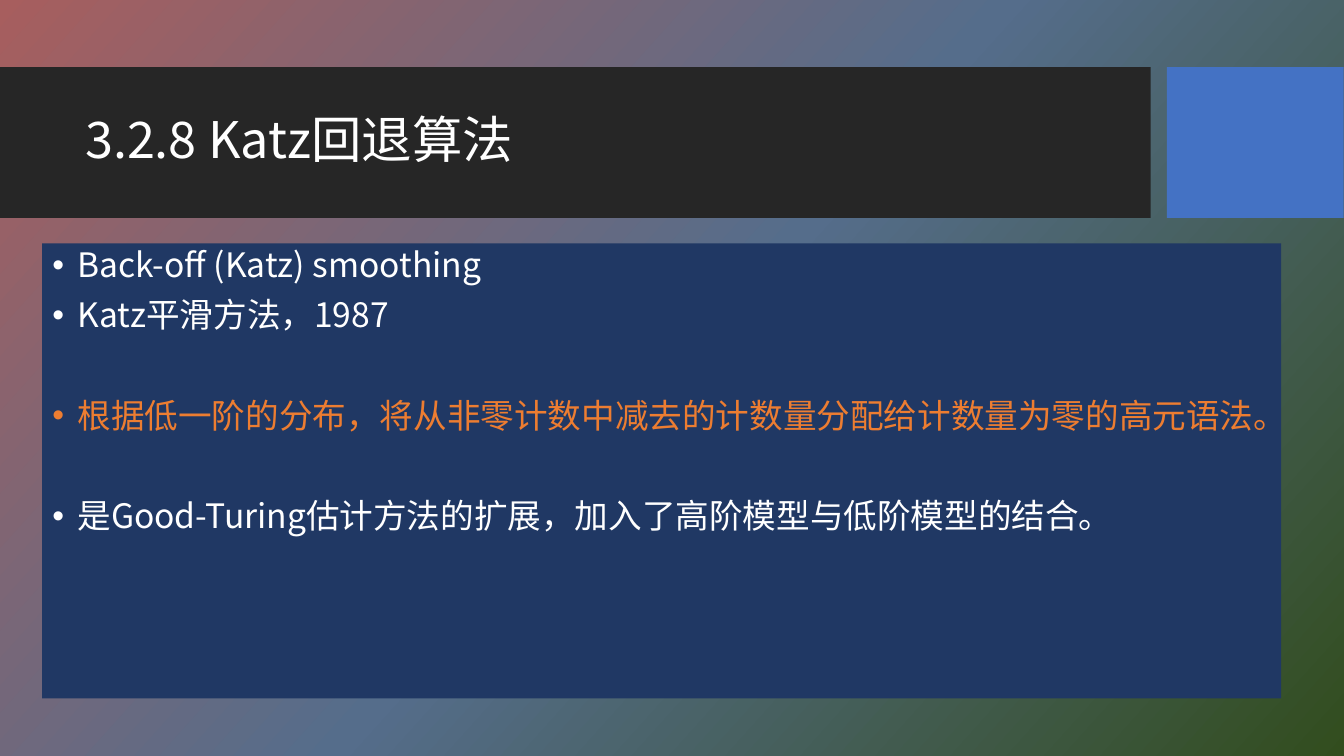
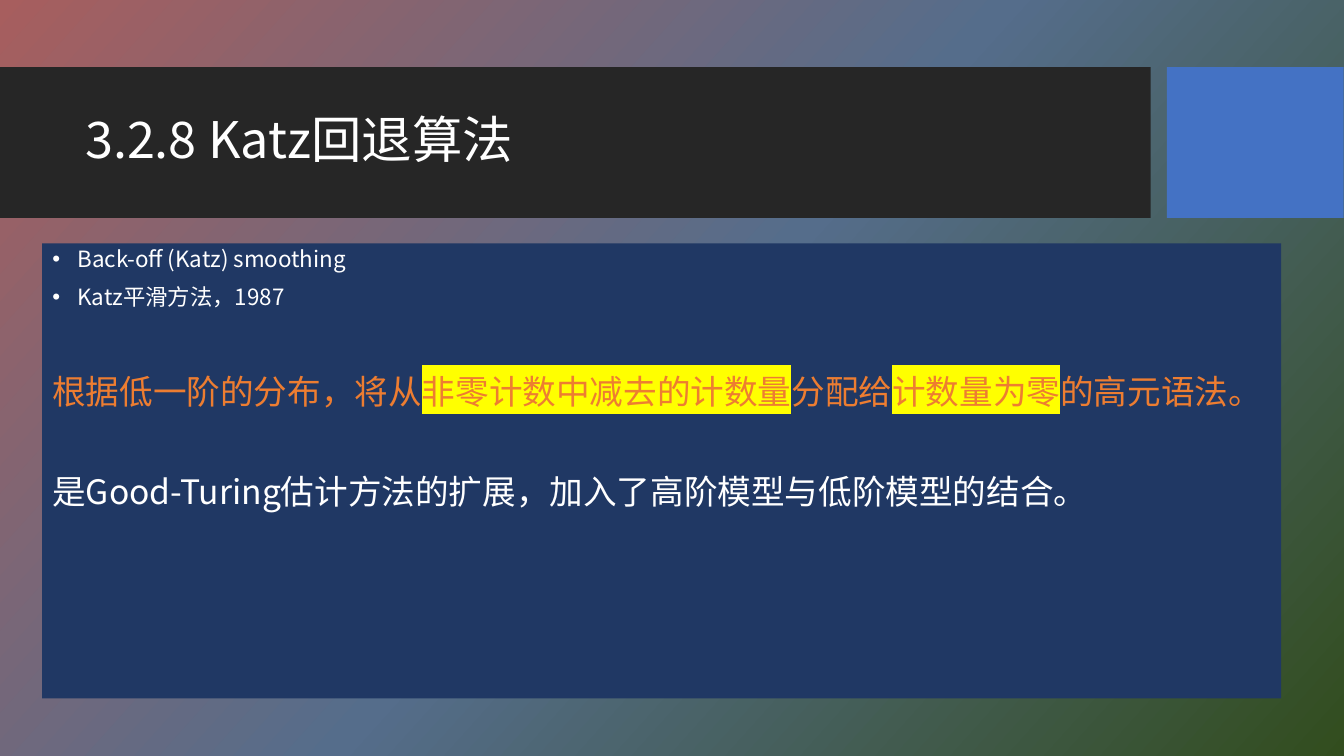
Before and after one commit to HBU/NLP_PPT, a slide deck: slide 31 of PPT-2020/ch03 n元语法模型.pptx. Drawn at 1344x756 pixels with LibreOffice and Linux fonts; fonts in the diff are those of the drawing; background and template pictures are left out. Boxes give left, top, right and bottom in pixels: in the first picture for what was removed or moved away, otherwise in the second. Text is boxed around its words. In the diff, an @@ line names an element or a change of style, - is before the commit and + after.

```diff
--- a/PPT-2020/ch03 n元语法模型.pptx
+++ b/PPT-2020/ch03 n元语法模型.pptx
@@ text "Back-off (Katz) smoothing" at <box>42,243,1281,699</box>: size 24 to 16 pt in "Back-off (Katz) smoothing", "Katz平滑方法，1987"; highlight none to #FFFF00 in "根据低一阶的分布，将从非零计数中减去的计数量分配给计数量为零的高元语法。"; bullet • to none @@
```
Also in this commit, not shown: 4 other slides changed.
